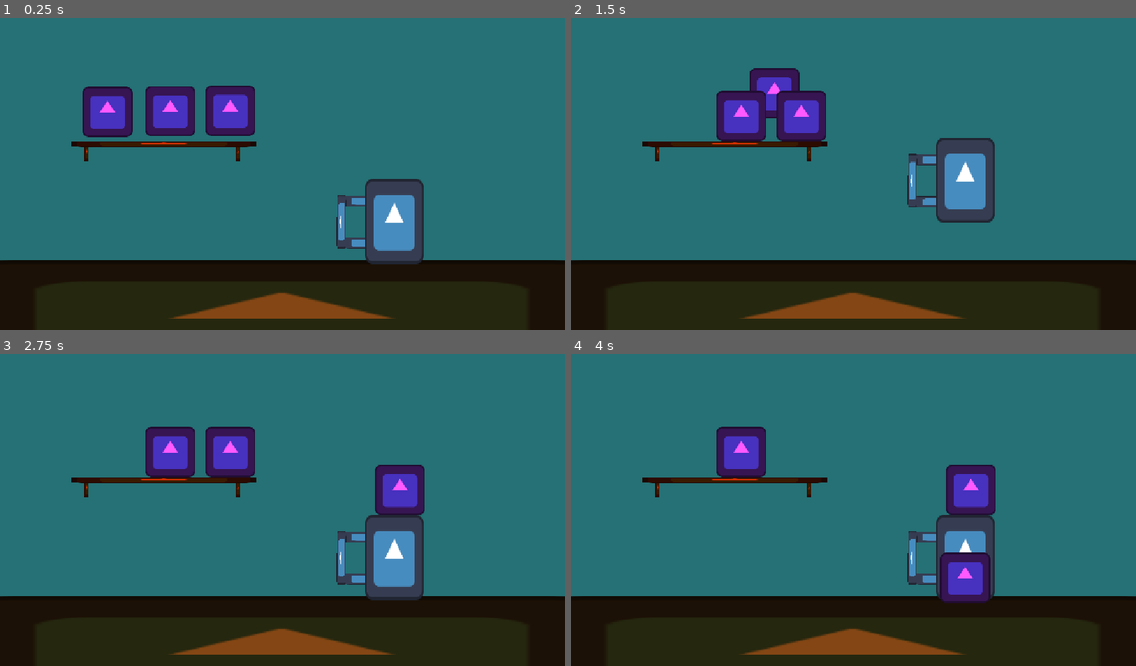
Above: before the commit, frames 1-4 (two rows, left to right).
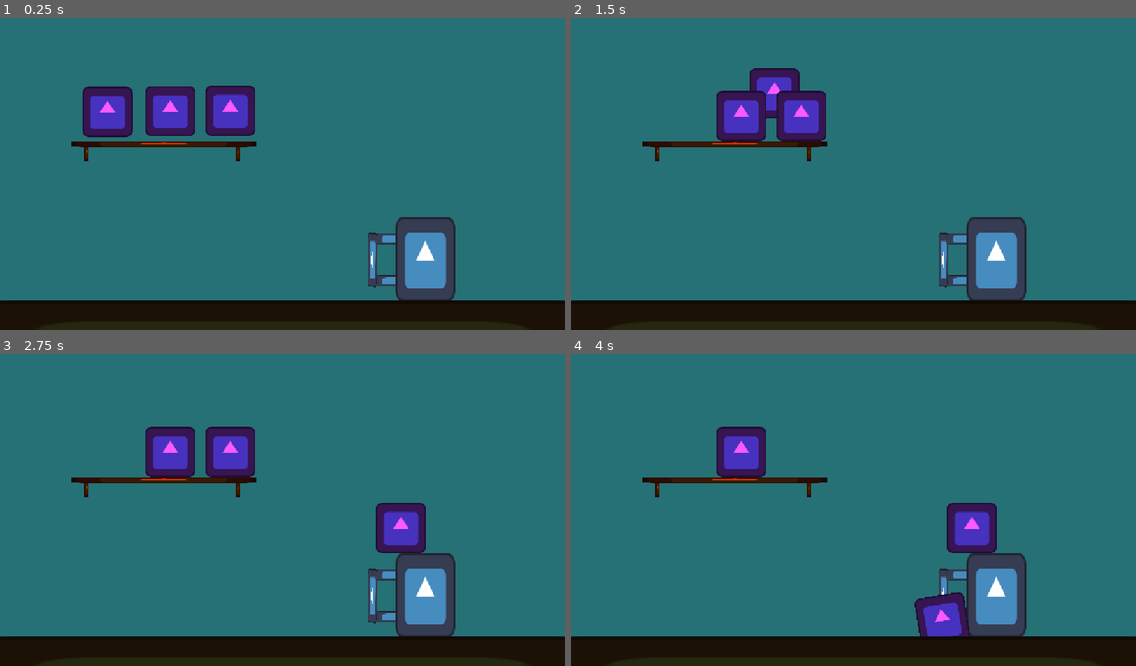
Above: after the commit, the same moments.

Repository: mittymatty/root_cafe
Game: Godot game, scene res://scenes/game.tscn
Two runs of this game, one before a commit and one after it. Both use one fixed random seed, a clock stepped at 60 frames per second and the inputs below. The engine's default icon, where the game draws it, is replaced by a stand-in: a white triangle on a blue panel in a dark square.
Inputs (mouse positions are in pixels of both pictures, inside the frame that each line leads up to):
- Up to frame 1 (0.25 s): no input
- Up to frame 2 (1.5 s): drag from (966, 220) to (966, 127) at 0.52 s; drag from (678, 114) to (966, 49) at 1.27 s
- Up to frame 3 (2.75 s): move the mouse to (169, 450) at 2.02 s; click (169, 450) at 2.17 s
- Up to frame 4 (4 s): drag from (802, 450) to (966, 591) at 2.77 s; move the mouse to (1023, 553) at 3.52 s; click (1023, 553) at 3.67 s

The runs differ from the first frame. In frame 1, 19% of the frame differs, in the area x 0-100%, y 51-97%; in frame 2, 20%; in frame 3, 20%; in frame 4, 20%, in the area x 0-100%, y 35-97%.

Commit message:
Adding Ingredients: Part 1

Diff:
--- a/project.godot
+++ b/project.godot
@@ -14,6 +14,11 @@
 run/main_scene="uid://d20agtqda16r6"
 config/features=PackedStringArray("4.7", "Mobile")
 config/icon="res://icon.svg"
+
+[autoload]
+
+SignalHub="*uid://b8pg0jfwkjx6k"
+CupContents="*uid://cgjb3s8iye1kk"
 
 [display]
 
--- a/scenes/Ingredients/base_ingredient.tscn
+++ b/scenes/Ingredients/base_ingredient.tscn
@@ -24,4 +24,10 @@
 collide_with_areas = true
 collide_with_bodies = false
 
+[node name="Cooldown" type="Timer" parent="." unique_id=366229566]
+wait_time = 0.5
+one_shot = true
+
+[node name="PourSound" type="AudioStreamPlayer2D" parent="." unique_id=1676984529]
+
 [connection signal="input_event" from="." to="." method="_on_input_event"]
--- a/scenes/Ingredients/test_ingredient1.tscn
+++ b/scenes/Ingredients/test_ingredient1.tscn
@@ -1,7 +1,7 @@
 [gd_scene format=3 uid="uid://tpe65j26vyje"]
 
 [ext_resource type="PackedScene" uid="uid://b84qjw5hgfflg" path="res://scenes/Ingredients/base_ingredient.tscn" id="1_awr7g"]
-[ext_resource type="Script" uid="uid://ot8wyrot5cyh" path="res://scenes/Ingredients/test_ingredient_1.gd" id="2_qfugs"]
+[ext_resource type="Script" uid="uid://ot8wyrot5cyh" path="res://scripts/test_ingredient_1.gd" id="2_qfugs"]
 
 [sub_resource type="CircleShape2D" id="CircleShape2D_0pjbo"]
 radius = 63.63961
@@ -11,7 +11,10 @@
 
 [node name="TestIngredient1" unique_id=87222405 instance=ExtResource("1_awr7g")]
 script = ExtResource("2_qfugs")
+ingredient_name = "TestSubstance"
+add_quantity = 7.5
 ingredient_pouring_radians = 1.75
+rotation_step = 0.04
 
 [node name="Sprite2D" parent="." index="0" unique_id=1392852514]
 modulate = Color(1, 0.34901962, 1, 1)
--- a/scenes/game.tscn
+++ b/scenes/game.tscn
@@ -1,7 +1,7 @@
 [gd_scene format=3 uid="uid://d20agtqda16r6"]
 
 [ext_resource type="Script" uid="uid://d1f843ey1svfb" path="res://scripts/game.gd" id="1_lnu2h"]
-[ext_resource type="PackedScene" uid="uid://cspp73gjldpwg" path="res://scenes/bench_top.tscn" id="1_uwrxv"]
+[ext_resource type="Texture2D" uid="uid://csi1vcvuv1ujy" path="res://icon.svg" id="2_lbhrr"]
 [ext_resource type="PackedScene" uid="uid://tpe65j26vyje" path="res://scenes/Ingredients/test_ingredient1.tscn" id="2_yqjtg"]
 [ext_resource type="PackedScene" uid="uid://v0lweanbyfld" path="res://scenes/shelf.tscn" id="5_iywne"]
 [ext_resource type="PackedScene" uid="uid://ckdex6j13iw30" path="res://scenes/cup.tscn" id="5_p57ef"]
@@ -9,6 +9,7 @@
 [sub_resource type="WorldBoundaryShape2D" id="WorldBoundaryShape2D_xrivr"]
 
 [node name="game" type="Node2D" unique_id=2122610920]
+position = Vector2(-43, 91)
 script = ExtResource("1_lnu2h")
 
 [node name="Camera2D" type="Camera2D" parent="." unique_id=130225076]
@@ -40,19 +41,16 @@
 shape = SubResource("WorldBoundaryShape2D_xrivr")
 
 [node name="BoundaryBottom" type="StaticBody2D" parent="Kitchen/Boundaries" unique_id=1429489701]
-position = Vector2(0, 326)
+position = Vector2(-6.1035156e-05, 332.99997)
 
 [node name="CollisionShape2D" type="CollisionShape2D" parent="Kitchen/Boundaries/BoundaryBottom" unique_id=432527184]
 shape = SubResource("WorldBoundaryShape2D_xrivr")
-
-[node name="BenchTop" parent="Kitchen" unique_id=1935621242 instance=ExtResource("1_uwrxv")]
-position = Vector2(-2, 278)
 
 [node name="Shelf" parent="Kitchen" unique_id=420292646 instance=ExtResource("5_iywne")]
 position = Vector2(-303, -70)
 
 [node name="Cup" parent="Kitchen" unique_id=664389584 instance=ExtResource("5_p57ef")]
-position = Vector2(285, 107)
+position = Vector2(364, 220)
 
 [node name="Ingredients" type="Node2D" parent="Kitchen" unique_id=1849979381]
 
@@ -64,3 +62,9 @@
 
 [node name="TestIngredient3" parent="Kitchen/Ingredients" unique_id=308905303 instance=ExtResource("2_yqjtg")]
 position = Vector2(-133, -189)
+
+[node name="Sprite2D" type="Sprite2D" parent="Kitchen" unique_id=656175375]
+modulate = Color(0.51595205, 0.27602226, 0.07879277, 1)
+position = Vector2(-6.1035156e-05, 474)
+scale = Vector2(14.281249, 2.265625)
+texture = ExtResource("2_lbhrr")
--- a/scripts/base_ingredient.gd
+++ b/scripts/base_ingredient.gd
@@ -2,18 +2,28 @@
 signal clicked
 
 @onready var pour_cast: RayCast2D = $PourCast
+@onready var cooldown: Timer = $Cooldown
+@onready var pour_sound: AudioStreamPlayer2D = $PourSound
 
 @export_subgroup("Configuration")
+@export var ingredient_name : String = "Unknown" #Used to determine what's added to the cup
+@export var add_quantity : float = 5.0 #How much of the cup's capacity (of 100) each drop will fill
 @export var ingredient_weight : float = 20.0 #When thrown, the ingedient's velocity will be divided by this
 @export var ingredient_pouring_radians : float = 1.0 #The angle the ingredient will begin pouring its contents at while held.
+@export var rotation_step : float = 0.05
 
 var held : bool = false
 var in_tip_zone : bool = false
 var current_hold_offset : Vector2 = Vector2.ZERO
-var rotation_step : float = 0.05
 
 func pour() -> void:
-	print("pouring") #Override this later
+	if !cooldown.is_stopped(): return
+	cooldown.start()
+	SignalHub.emit_add_ingredient(ingredient_name,add_quantity)
+
+	if pour_sound.stream:
+		pour_sound.play()
+
 
 func _on_input_event(_viewport: Node, event: InputEvent, _shape_idx: int) -> void:
 	if event is InputEventMouseButton and event.button_index == MOUSE_BUTTON_LEFT and event.pressed:
--- a/scripts/cup.gd
+++ b/scripts/cup.gd
@@ -4,6 +4,8 @@
 var current_ingredient_pouring : Ingredient = null
 var held : bool = false
 var current_hold_offset : Vector2 = Vector2.ZERO
+
+
 
 func _on_tipping_zone_body_entered(body: Node2D) -> void:
 	if !body is Ingredient: return
@@ -25,7 +27,6 @@
 
 func _on_input_event(_viewport: Node, event: InputEvent, _shape_idx: int) -> void:
 	if event is InputEventMouseButton and event.button_index == MOUSE_BUTTON_LEFT and event.pressed:
-		print("ff")
 		clicked.emit(self)
 
 func pickup() -> void:
--- a/scripts/game.gd
+++ b/scripts/game.gd
@@ -7,7 +7,6 @@
 		node.clicked.connect(on_pickable_clicked)
 
 func on_pickable_clicked(object):
-	print(object)
 	if held_ingredient: return
 	object.pickup()
 	held_ingredient = object
--- /dev/null
+++ b/scripts/globals/CupContents.gd
@@ -0,0 +1,24 @@
+extends Node
+
+var contents : Dictionary = {}
+
+var max_capacity : float = 100.0
+var capacity : float = 0.0
+
+func _ready() -> void:
+	SignalHub.add_ingredient.connect(on_ingredient_added)
+
+func on_ingredient_added(ingredient_name : String, quantity : float) -> void:
+	if capacity == max_capacity:
+		print("Full!!")
+		return
+
+	var max_add = quantity if capacity + quantity <= max_capacity else max_capacity - capacity
+	capacity += max_add
+
+	print(capacity)
+
+	if contents.has(ingredient_name):
+		contents[ingredient_name] += max_add
+	else:
+		contents[ingredient_name] = max_add
--- /dev/null
+++ b/scripts/globals/SignalHub.gd
@@ -0,0 +1,6 @@
+extends Node
+
+signal add_ingredient (ingredient : String, quantity : float)
+
+func emit_add_ingredient (ingredient : String, quantity : float) -> void:
+	add_ingredient.emit(ingredient,quantity)
Not shown, added: scripts/globals/CupContents.gd.uid
Not shown, added: scripts/globals/SignalHub.gd.uid
Renamed: scenes/Ingredients/test_ingredient_1.gd -> scripts/test_ingredient_1.gd
Renamed: scenes/Ingredients/test_ingredient_1.gd.uid -> scripts/test_ingredient_1.gd.uid
